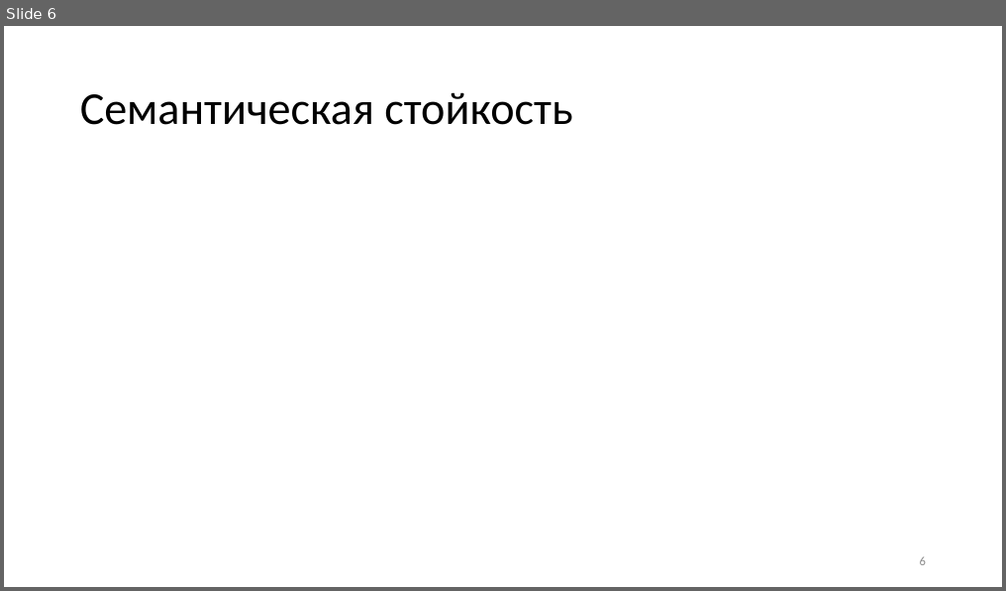
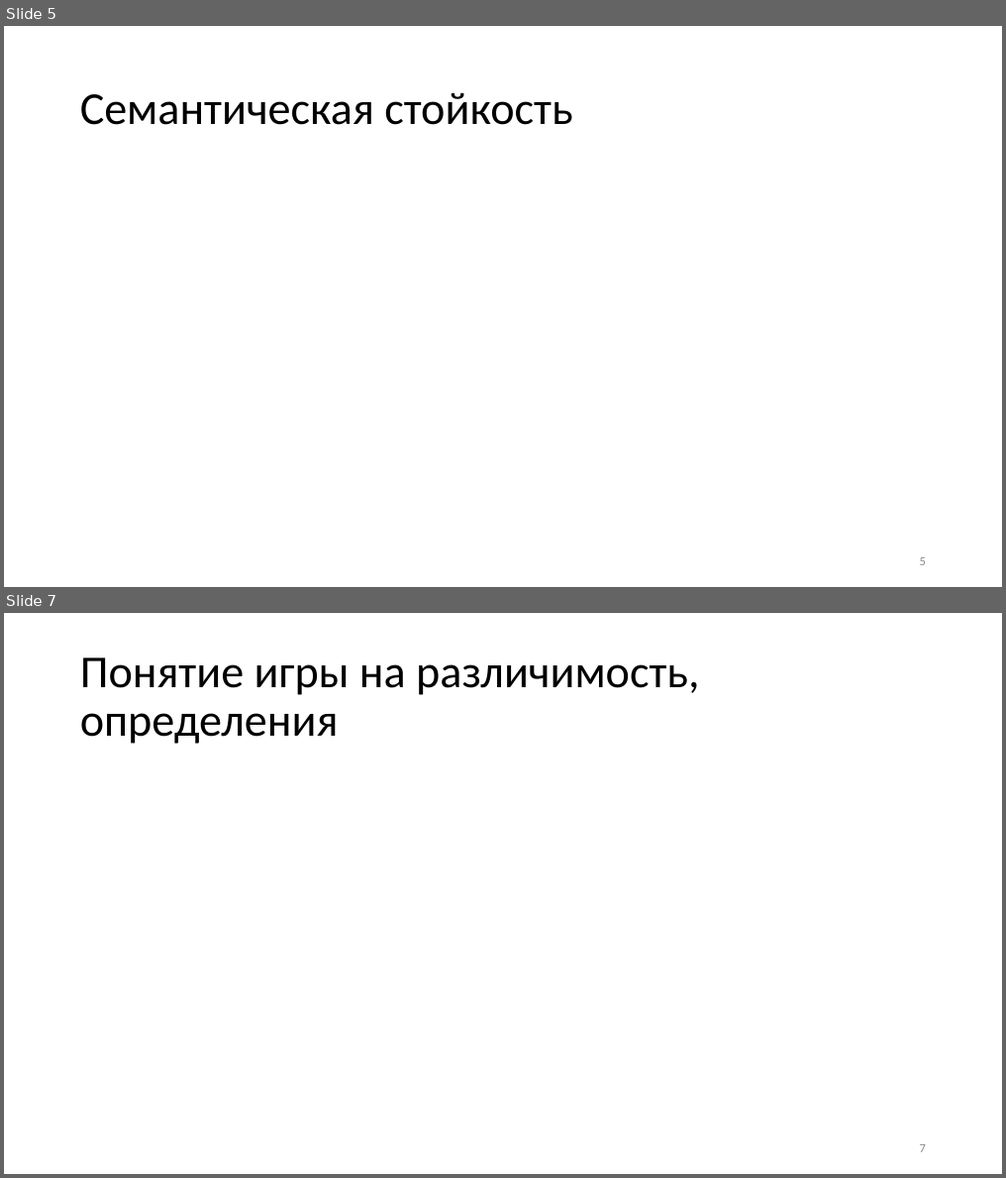
Before and after one commit to CryptoCourse/CryptoLectures, a slide deck: Lectures/Lecture1-b.pptx. Shown one above the other, each under a label of ours: slide 6 before the commit, slides 5 and 7 after it; the slides between them are not shown. The pictures are 1006x591 and 1006x1178 pixels, drawn with LibreOffice and Linux fonts; fonts in the diff are those of the drawing; grey boxes stand for pictures. Boxes give left, top, right and bottom in pixels: in the first picture for what was removed or moved away, otherwise in the second. Text is boxed around its words. In the diff, an @@ line names an element or a change of style, - is before the commit and + after.

```diff
--- a/Lectures/Lecture1-b.pptx
+++ b/Lectures/Lecture1-b.pptx
@@ slide 7 added at (x1=4, y1=613, x2=1002, y2=1174), background #FFFFFF @@
@@ title added at (x1=80, y1=658, x2=699, y2=744), 44 pt, text #000000 @@
+Понятие игры на различимость, определения
@@ page number added at (x1=920, y1=1145, x2=926, y2=1153), 12 pt, text #8C8C8C @@
+7
@@ what was slide 6 is now slide 5 @@
```
Also in this commit, not shown: 5 other slides added, 1 other file.
